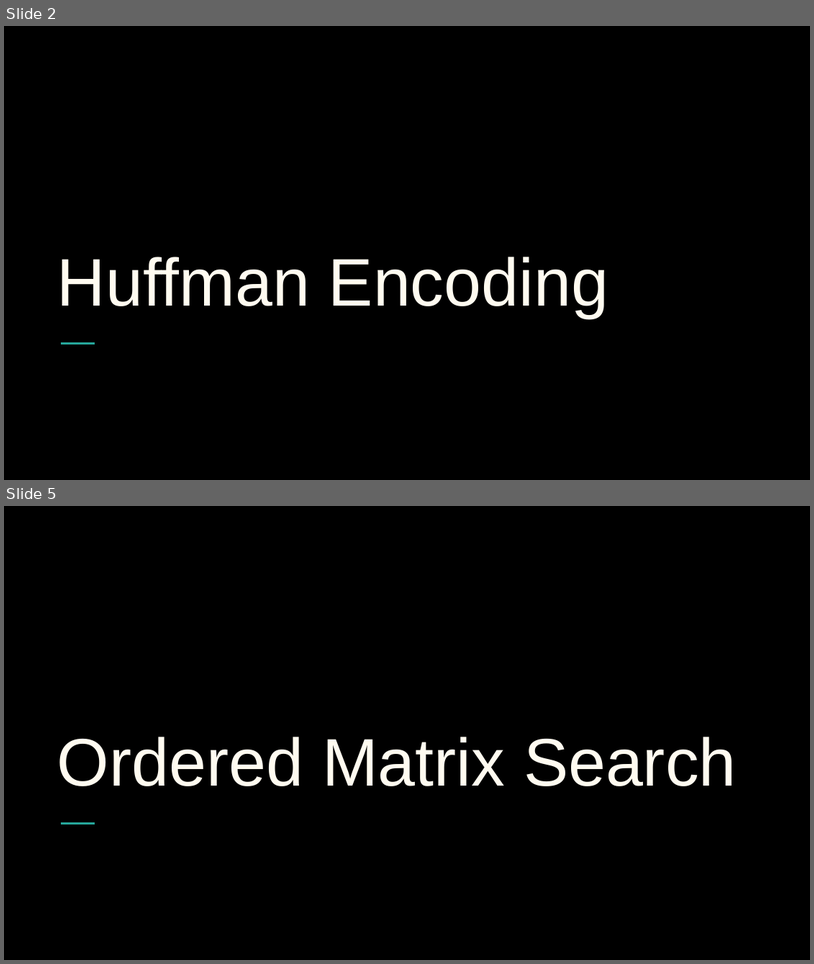
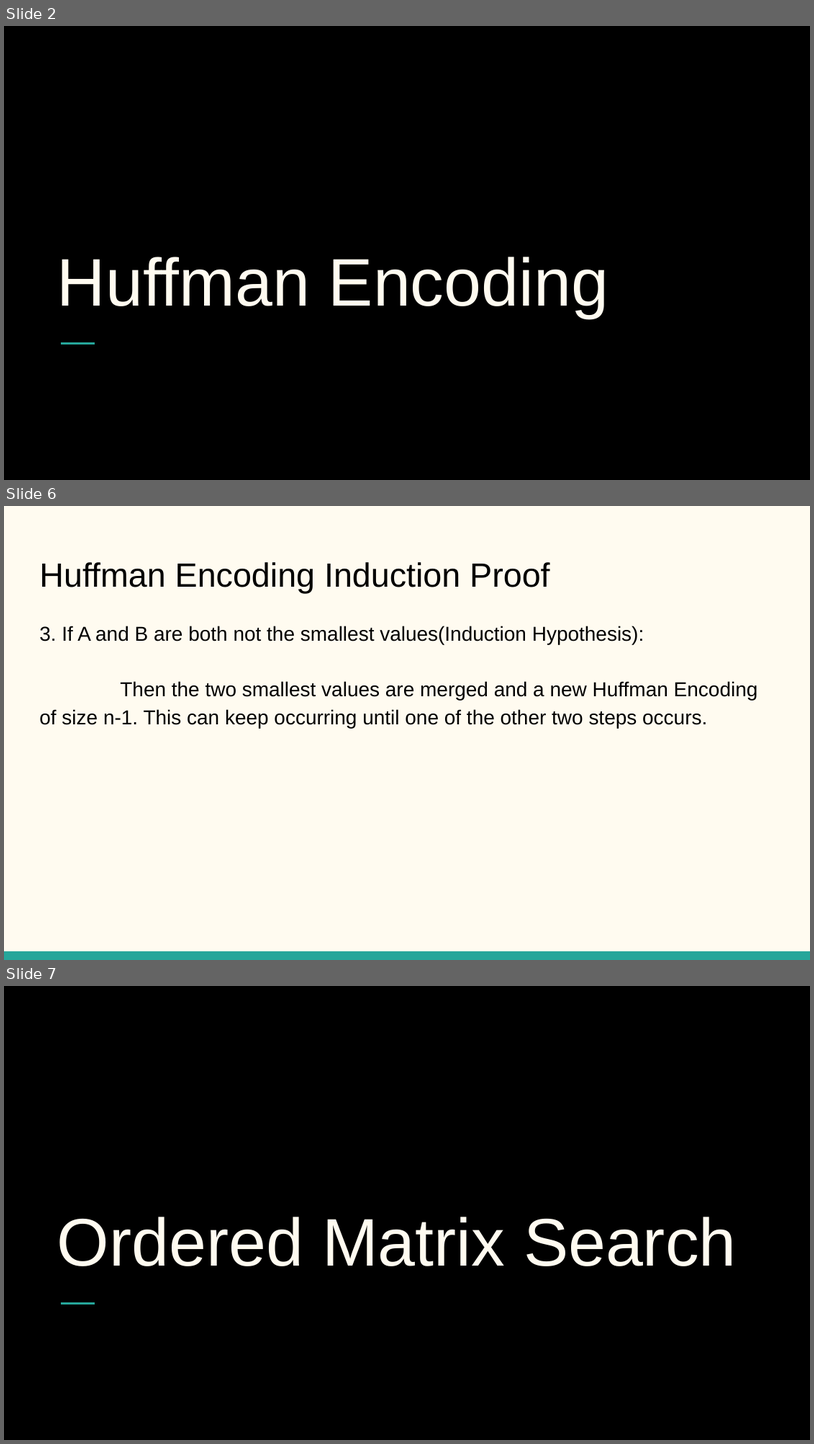
Before and after one commit to amygwong/csc59866, a slide deck: hw1/Presentation.pptx. Shown one above the other, each under a label of ours: slides 2 and 5 before the commit, slides 2, 6 and 7 after it; the slides between them are not shown. The pictures are 814x964 and 814x1444 pixels, drawn with LibreOffice and Linux fonts; fonts in the diff are those of the drawing. Boxes give left, top, right and bottom in pixels: in the first picture for what was removed or moved away, otherwise in the second. Text is boxed around its words. In the diff, an @@ line names an element or a change of style, - is before the commit and + after.

Commit message:
Change Huffman Encoding Answer

```diff
--- a/hw1/Presentation.pptx
+++ b/hw1/Presentation.pptx
@@ slide 6 added at (4, 506, 810, 960), background #FFFBF0 @@
@@ title added at (39, 562, 550, 593), 30 pt, text #000000 @@
+Huffman Encoding Induction Proof
@@ text added at (39, 626, 759, 728), 18 pt, text #000000 @@
+3. If A and B are both not the smallest values(Induction Hypothesis):
+Then the two smallest values are merged and a new Huffman Encoding of size n-1. This can keep occurring until one of the other two steps occurs.
@@ rectangle added at (4, 951, 810, 960), fill #26A69A @@
@@ what was slide 5 is now slide 7 @@
```
Also in this commit, not shown: 1 slide changed, 2 other slides added, 1 slide removed.
